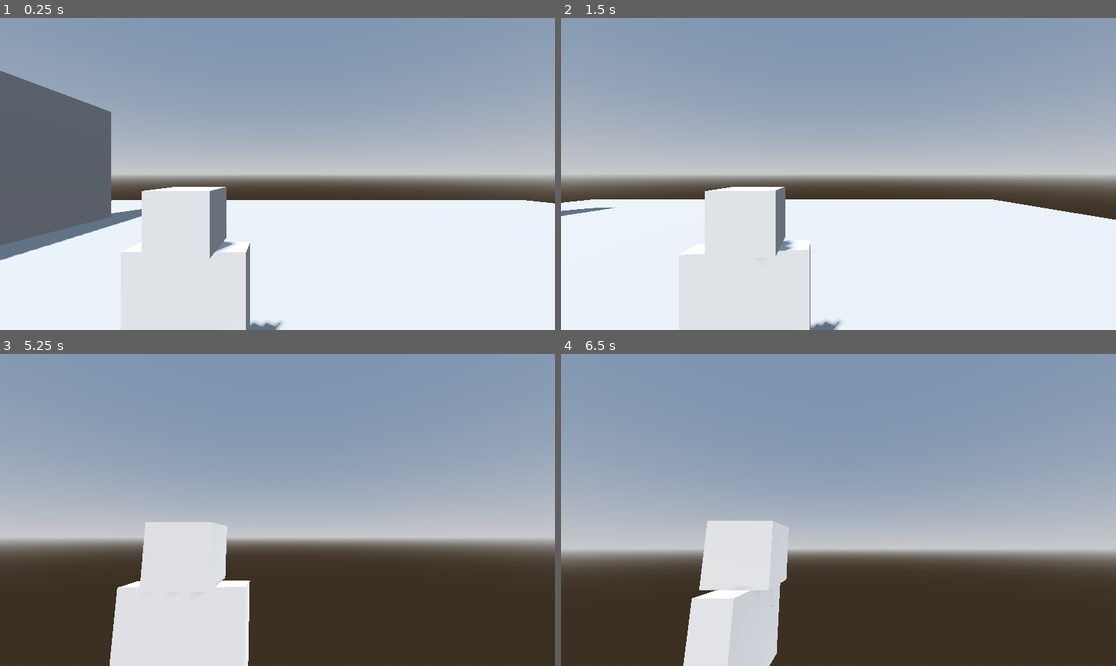
Above: before the commit, frames 1-4 (two rows, left to right).
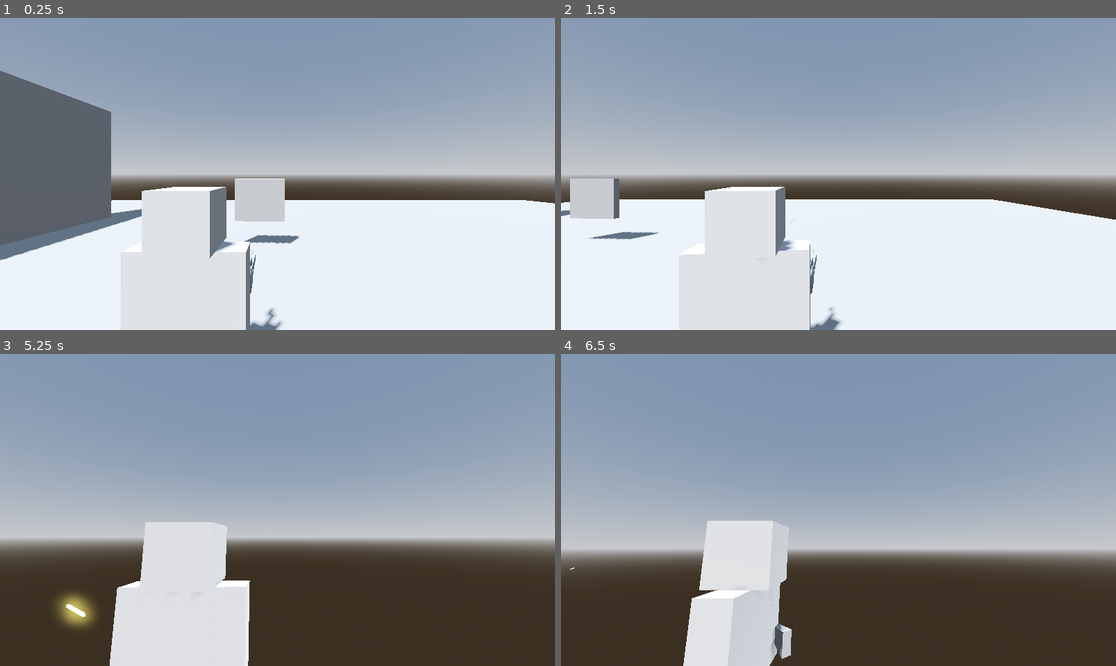
Above: after the commit, the same moments.

Repository: cheskya/ISCS3014-Project5
Game: Godot game, scene res://main.tscn
The game is run twice, just before and just after one commit, with the same random seed, the same clock (stepped at 60 frames per second) and the same inputs.
Inputs (mouse positions are in pixels of both pictures, inside the frame that each line leads up to):
- Up to frame 1 (0.25 s): no input
- Up to frame 2 (1.5 s): tap Enter at 0.5 s; move the mouse to (960, 158) at 0.52 s; hold D (move_right) 0.53-1.28 s; hold Space (shoot, bound only after the commit) 0.53-1.28 s; move the mouse to (727, 189) at 1.27 s; hold S (move_back) from 1.28 s (still down); click (727, 189) at 1.35 s
- Up to frame 3 (5.25 s): tap Space (shoot, bound only after the commit) at 1.55, 2.85, 3.8, 4.25, 4.35 s; move the mouse to (288, 503) at 2.02 s; release S (move_back) at 2.03 s; hold Space (shoot, bound only after the commit) 2.03-2.78 s; hold W (move_forward) from 2.03 s (still down); move the mouse to (271, 516) at 2.77 s; move the mouse to (316, 513) at 3.52 s; press the mouse at (316, 513) at 3.53 s; move the mouse to (233, 506) at 4.27 s; release the mouse at (233, 506) at 4.28 s; tap Enter at 5 s; move the mouse to (283, 510) at 5.02 s; hold Space (shoot, bound only after the commit) from 5.03 s (still down)
- Up to frame 4 (6.5 s): move the mouse to (816, 503) at 5.77 s; release W (move_forward) at 5.78 s; release Space (shoot, bound only after the commit) at 5.78 s; hold D (move_right) from 5.78 s (still down); click (816, 503) at 5.85 s; tap Space (shoot, bound only after the commit) at 6.05 s

The runs differ from the first frame. In frame 1, 1.6% of the frame differs, in the area x 42-54%, y 51-98%; in frame 2, 1.5%; in frame 3, 0.6%; in frame 4, 0.3%.

Commit message:
Added shooting functionality, gun and bullets.

Diff:
--- /dev/null
+++ b/bullet.gd
@@ -0,0 +1,26 @@
+extends RigidBody3D
+
+@export var speed = 20.0
+@export var lifetime = 5.0
+
+@onready var mesh = $MeshInstance3D
+@onready var ray = $RayCast3D
+@onready var particles = $GPUParticles3D
+
+var velocity = Vector3.ZERO
+
+func _ready():
+	velocity = transform.basis.z.normalized() * speed
+	await get_tree().create_timer(lifetime).timeout
+	queue_free()
+
+func _process(delta):
+	linear_velocity = velocity
+	if ray.is_colliding():
+		mesh.visible = false
+		particles.emitting = true
+		await get_tree().create_timer(1.0).timout
+		queue_free()
+
+func _on_timer_timeout():
+	queue_free()
--- a/main.tscn
+++ b/main.tscn
@@ -35,3 +35,16 @@
 
 [node name="Player" parent="." instance=ExtResource("1_xf2ck")]
 transform = Transform3D(1, 0, 0, 0, 1, 0, 0, 0, 1, 3.8, 1, 0.9)
+
+[node name="Control" type="Control" parent="."]
+layout_mode = 3
+anchors_preset = 0
+offset_right = 40.0
+offset_bottom = 40.0
+
+[node name="CSGBox3D3" type="CSGBox3D" parent="."]
+transform = Transform3D(-6.03732, 0, -1.17074, 0, 1, 0, 123.266, 0, -0.0573405, 3.61888, 2.08427, 4.34396)
+use_collision = true
+collision_layer = 3
+collision_mask = 2
+size = Vector3(0.001, 1, 1)
--- a/project.godot
+++ b/project.godot
@@ -42,3 +42,8 @@
 "events": [Object(InputEventKey,"resource_local_to_scene":false,"resource_name":"","device":-1,"window_id":0,"alt_press …(192 unchanged characters)…
 ]
 }
+shoot={
+"deadzone": 0.5,
+"events": [Object(InputEventKey,"resource_local_to_scene":false,"resource_name":"","device":0,"window_id":0,"alt_pressed":false,"shift_pressed":false,"ctrl_pressed":false,"meta_pressed":false,"pressed":false,"keycode":0,"physical_keycode":32,"key_label":0,"unicode":0,"location":0,"echo":false,"script":null)
+]
+}
--- /dev/null
+++ b/scenes/player/bullet.tscn
@@ -0,0 +1,63 @@
+[gd_scene load_steps=8 format=3 uid="uid://c1dontq6xlu4g"]
+
+[ext_resource type="Script" path="res://bullet.gd" id="1_b6w8w"]
+
+[sub_resource type="BoxMesh" id="BoxMesh_n3m2u"]
+
+[sub_resource type="StandardMaterial3D" id="StandardMaterial3D_1es14"]
+albedo_color = Color(0.898437, 0.207381, 0.703948, 1)
+emission_enabled = true
+emission = Color(0.597289, 0.423601, 0.12388, 1)
+emission_energy_multiplier = 8.1
+
+[sub_resource type="BoxShape3D" id="BoxShape3D_n6r41"]
+
+[sub_resource type="ParticleProcessMaterial" id="ParticleProcessMaterial_1ixsa"]
+initial_velocity_min = 3.0
+initial_velocity_max = 5.0
+
+[sub_resource type="StandardMaterial3D" id="StandardMaterial3D_t30th"]
+albedo_color = Color(0.988596, 0.958258, 0.864694, 1)
+emission_enabled = true
+emission = Color(0.841371, 0.730546, 0.00898197, 1)
+emission_energy_multiplier = 8.0
+
+[sub_resource type="BoxMesh" id="BoxMesh_ax7xd"]
+material = SubResource("StandardMaterial3D_t30th")
+size = Vector3(0.04, 0.04, 0.04)
+
+[node name="Bullet" type="RigidBody3D"]
+collision_layer = 2
+script = ExtResource("1_b6w8w")
+
+[node name="MeshInstance3D" type="MeshInstance3D" parent="."]
+transform = Transform3D(0.02, 0, 0, 0, -0.00326371, 0.0299994, 0, -0.499989, -0.000195823, -0.0020827, 0, 0.000297904)
+custom_aabb = AABB(0, 0, 0, 0.05, 0.05, 0)
+mesh = SubResource("BoxMesh_n3m2u")
+surface_material_override/0 = SubResource("StandardMaterial3D_1es14")
+
+[node name="RayCast3D" type="RayCast3D" parent="."]
+transform = Transform3D(0.06, 0, 0, 0, -0.05, -1.90255e-08, 0, 7.54979e-09, -0.126, -0.00279381, -0.00106352, 0.115784)
+visible = false
+target_position = Vector3(0, 0, 1)
+
+[node name="CollisionShape3D" type="CollisionShape3D" parent="."]
+transform = Transform3D(0.034, 0, 0, 0, 0.05, 0, 0, 0, 0.669, 0, 0, 0.000548601)
+shape = SubResource("BoxShape3D_n6r41")
+
+[node name="GPUParticles3D" type="GPUParticles3D" parent="."]
+transform = Transform3D(1, 0, 0, 0, 1, 0, 0, 0, 1, 0.00451016, 0.0176702, -0.433911)
+visible = false
+emitting = false
+one_shot = true
+explosiveness = 1.0
+fract_delta = false
+process_material = SubResource("ParticleProcessMaterial_1ixsa")
+draw_pass_1 = SubResource("BoxMesh_ax7xd")
+
+[node name="Timer" type="Timer" parent="."]
+wait_time = 10.0
+one_shot = true
+autostart = true
+
+[connection signal="timeout" from="Timer" to="." method="_on_timer_timeout"]
--- a/scenes/player/player.gd
+++ b/scenes/player/player.gd
@@ -11,10 +11,14 @@
 var _camera_input_direction = Vector2.ZERO
 var _last_movement_direction = Vector3.BACK
 
+var bullet = load("res://scenes/player/bullet.tscn")
+var instance
+
 @onready var _camera_pivot: Node3D = %CameraPivot
 @onready var _camera: Camera3D = %Camera3D
 @onready var _skin = %Body
-
+@onready var _gun_anim = $Gun/AnimationPlayer
+@onready var _gun_barrel = $Gun/RayCast3D
 
 func _input(event: InputEvent) -> void:
 	if event.is_action_pressed("left_click"):
@@ -55,3 +59,11 @@
 		_last_movement_direction = move_direction
 	var target_angle = Vector3.BACK.signed_angle_to(_last_movement_direction, Vector3.UP)
 	_skin.global_rotation.y = lerp_angle(_skin.rotation.y, target_angle, rotation_speed * delta)
+
+	if Input.is_action_pressed("shoot"):
+		if !_gun_anim.is_playing():
+			_gun_anim.play("shoot")
+			instance = bullet.instantiate()
+			instance.position = _gun_barrel.global_position
+			instance.transform.basis = _gun_barrel.global_transform.basis
+			get_parent().add_child(instance)
--- a/scenes/player/player.tscn
+++ b/scenes/player/player.tscn
@@ -1,11 +1,62 @@
-[gd_scene load_steps=4 format=3 uid="uid://burbtobjhspw0"]
+[gd_scene load_steps=9 format=3 uid="uid://burbtobjhspw0"]
 
 [ext_resource type="PackedScene" uid="uid://dlpcv8s31qqdj" path="res://addons/player/Player.glb" id="1_kk6w3"]
 [ext_resource type="Script" path="res://scenes/player/player.gd" id="2_87ker"]
+[ext_resource type="PackedScene" uid="uid://bbfirj2bc07cm" path="res://addons/gun/Gun.glb" id="3_1l62a"]
+
+[sub_resource type="GDScript" id="GDScript_7lvp1"]
+script/source = "extends Node3D
+
+@onready var _camera: Camera3D = $Camera3D
+
+func _ready() -> void:
+	Input.mouse_mode = Input.MOUSE_MODE_VISIBLE
+
+func _process(delta: float) -> void:
+	pass
+"
 
 [sub_resource type="CapsuleShape3D" id="CapsuleShape3D_6bw2b"]
 radius = 0.400523
 height = 1.57821
+
+[sub_resource type="Animation" id="Animation_6xrps"]
+resource_name = "shoot"
+length = 0.1
+step = 0.01
+tracks/0/type = "value"
+tracks/0/imported = false
+tracks/0/enabled = true
+tracks/0/path = NodePath(".:position")
+tracks/0/interp = 1
+tracks/0/loop_wrap = true
+tracks/0/keys = {
+"times": PackedFloat32Array(0, 0.01, 0.1),
+"transitions": PackedFloat32Array(1, 1, 1),
+"update": 0,
+"values": [Vector3(-0.326029, 0.603175, 0.459649), Vector3(-0.326, 0.603, 0.5), Vector3(-0.326029, 0.603175, 0.459649)]
+}
+
+[sub_resource type="Animation" id="Animation_dh48v"]
+length = 0.001
+tracks/0/type = "value"
+tracks/0/imported = false
+tracks/0/enabled = true
+tracks/0/path = NodePath(".:position")
+tracks/0/interp = 1
+tracks/0/loop_wrap = true
+tracks/0/keys = {
+"times": PackedFloat32Array(0),
+"transitions": PackedFloat32Array(1),
+"update": 0,
+"values": [Vector3(-0.326029, 0.603175, 0.459649)]
+}
+
+[sub_resource type="AnimationLibrary" id="AnimationLibrary_dvcyk"]
+_data = {
+"RESET": SubResource("Animation_dh48v"),
+"shoot": SubResource("Animation_6xrps")
+}
 
 [node name="Player" type="CharacterBody3D"]
 script = ExtResource("2_87ker")
@@ -13,6 +64,7 @@
 [node name="CameraPivot" type="Node3D" parent="."]
 unique_name_in_owner = true
 transform = Transform3D(1, 0, 0, 0, 1, 0, 0, 0, 1, 0, 1.4, 0)
+script = SubResource("GDScript_7lvp1")
 
 [node name="Camera3D" type="Camera3D" parent="CameraPivot"]
 unique_name_in_owner = true
@@ -25,3 +77,15 @@
 [node name="CollisionShape3D" type="CollisionShape3D" parent="."]
 transform = Transform3D(1, 0, 0, 0, 0.999004, 0.0446133, 0, -0.0446133, 0.999004, 0, 0.790965, 0)
 shape = SubResource("CapsuleShape3D_6bw2b")
+
+[node name="Gun" parent="." instance=ExtResource("3_1l62a")]
+transform = Transform3D(1.27522, 0, 0, 0, 1.106, 0, 0, 0, 1.45214, -0.326029, 0.603175, 0.459649)
+
+[node name="AnimationPlayer" type="AnimationPlayer" parent="Gun"]
+libraries = {
+"": SubResource("AnimationLibrary_dvcyk")
+}
+
+[node name="RayCast3D" type="RayCast3D" parent="Gun"]
+transform = Transform3D(1, 0, 0, 0, 1.25264, 0, 0, 0, 1.19178, 0, 0.169422, 0.312092)
+target_position = Vector3(0, 0, 1)
Binary file added: addons/gun/Gun.glb
Not shown, added: addons/gun/Gun.glb.import
Not shown, added: .DS_Store
Not shown, added: addons/.DS_Store
